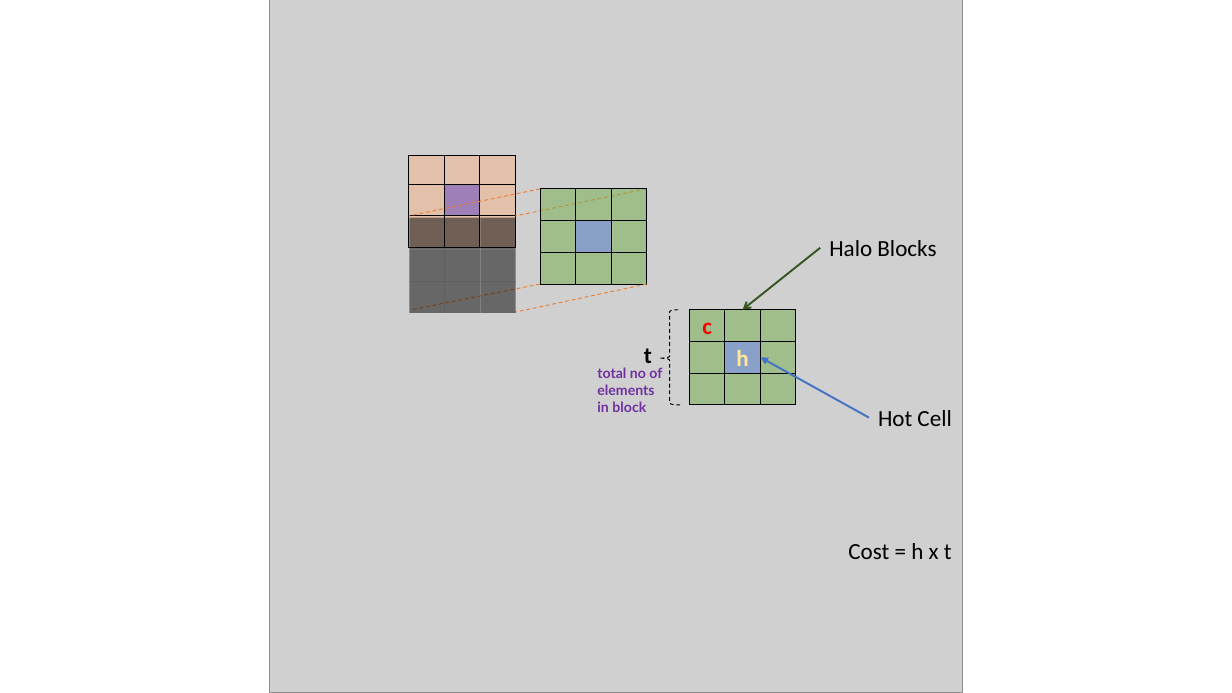
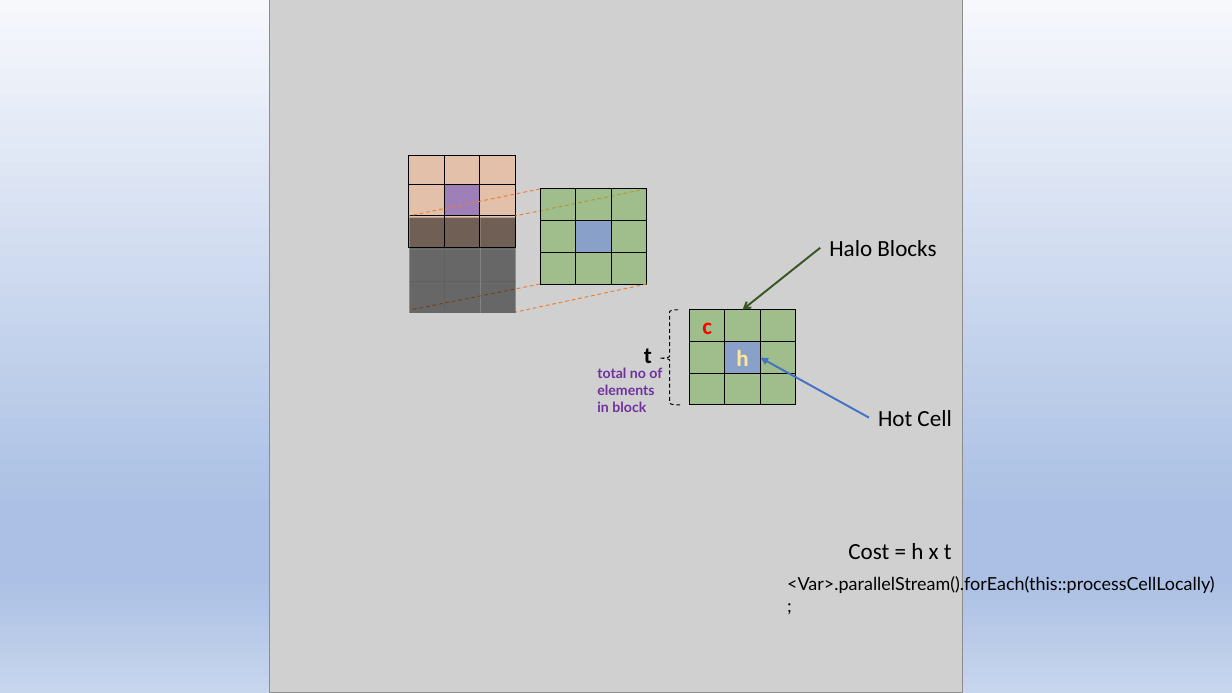
Before and after one commit to yash733/HPDBSCAN, a slide deck: slide 3 of Presentation1.pptx. Drawn at 1232x693 pixels with LibreOffice and Linux fonts; fonts in the diff are those of the drawing; grey boxes stand for pictures. Boxes give left, top, right and bottom in pixels: in the first picture for what was removed or moved away, otherwise in the second. Text is boxed around its words. In the diff, an @@ line names an element or a change of style, - is before the commit and + after.

```diff
--- a/Presentation1.pptx
+++ b/Presentation1.pptx
@@ background #FFFFFF to gradient #F6F8FC to #ABC0E4 to #C7D5ED @@
@@ text added at box(787, 575, 1215, 595), 14 pt, text #000000 @@
+<Var>.parallelStream().forEach(this::processCellLocally);
```
Also in this commit, not shown: 2 other slides changed, 4 slides added, 2 slides removed, 6 other files.
